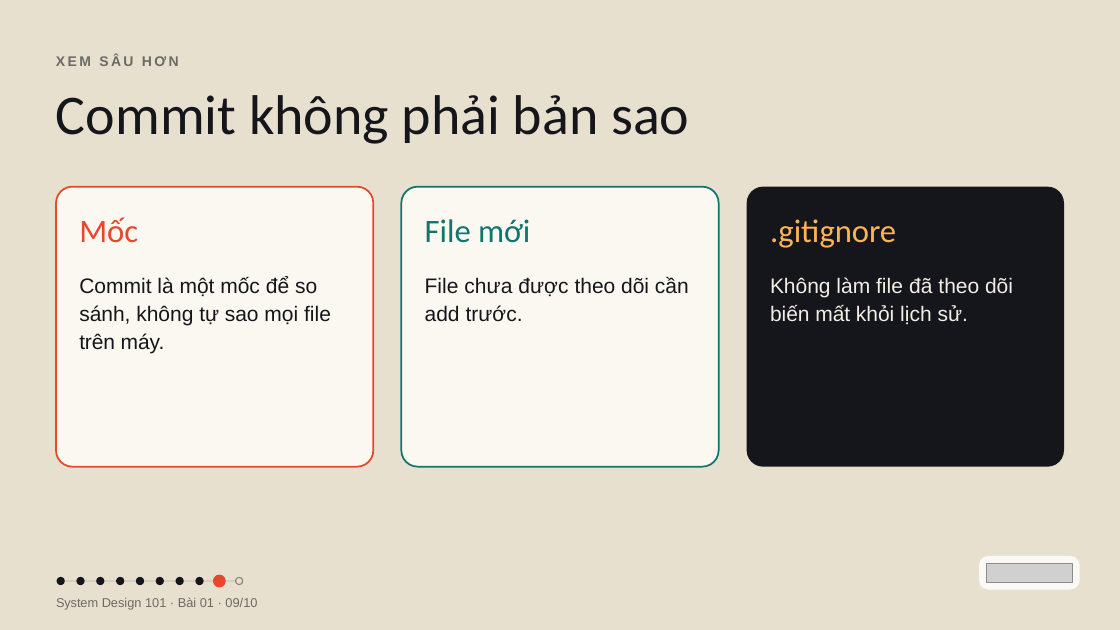
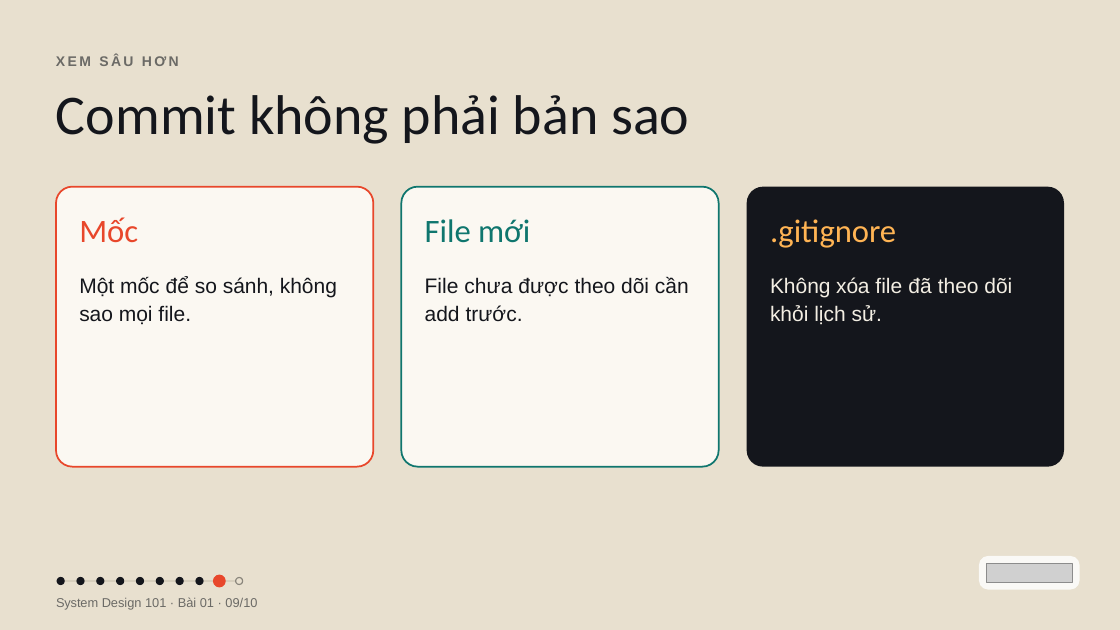
Before and after one commit to vohoailinh90/tool-marketing-studio, a slide deck: slide 9 of system-design-101/vi/lessons/sd-09-001/slides/sd-09-001.pptx. Drawn at 1120x630 pixels with LibreOffice and Linux fonts; fonts in the diff are those of the drawing; grey boxes stand for pictures. Boxes give left, top, right and bottom in pixels: in the first picture for what was removed or moved away, otherwise in the second. Text is boxed around its words. In the diff, an @@ line names an element or a change of style, - is before the commit and + after.

```diff
--- a/system-design-101/vi/lessons/sd-09-001/slides/sd-09-001.pptx
+++ b/system-design-101/vi/lessons/sd-09-001/slides/sd-09-001.pptx
@@ text at [79,276,337,325]: text changed @@
-Commit là một mốc để so sánh, không tự sao mọi file trên máy.
+Một mốc để so sánh, không sao mọi file.
@@ text at [770,277,1012,325]: text changed @@
-Không làm file đã theo dõi biến mất khỏi lịch sử.
+Không xóa file đã theo dõi khỏi lịch sử.
```
Also in this commit, not shown: 2 other slides changed, 4 other files.
